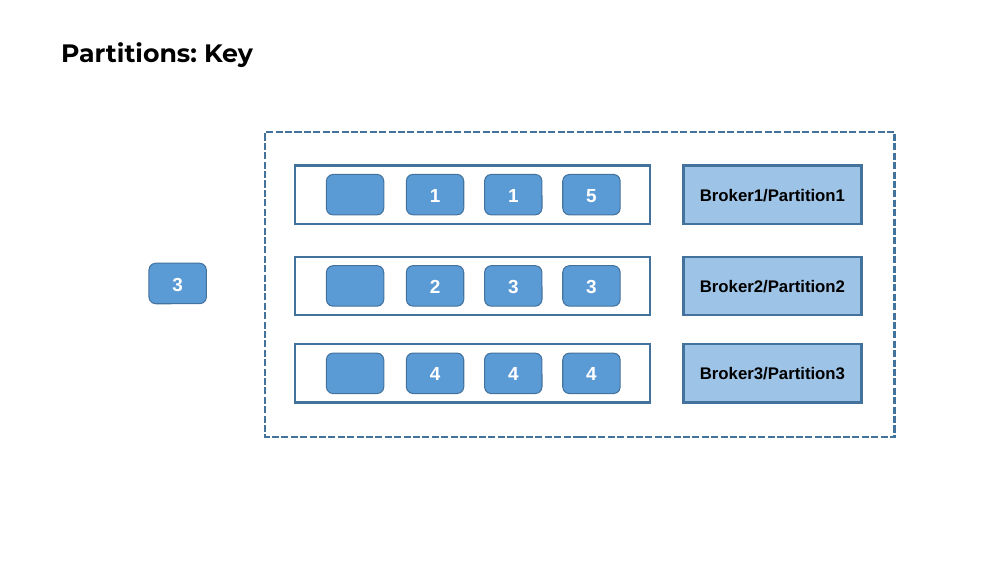
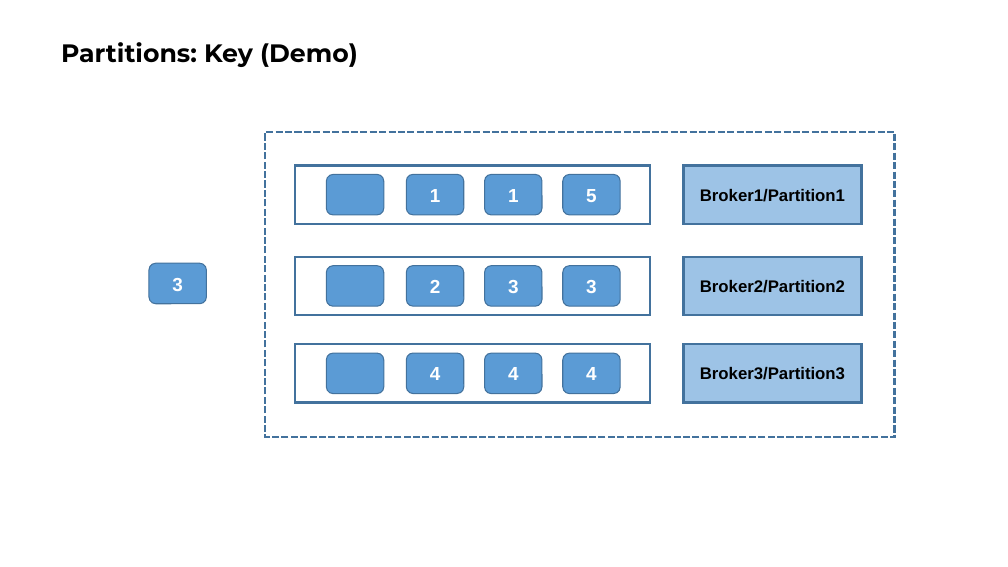
Before and after one commit to ngoctd314/tech-talk, a slide deck: slide 7 of kafka/slide.pptx. Drawn at 1008x567 pixels with LibreOffice and Linux fonts; fonts in the diff are those of the drawing. Boxes give left, top, right and bottom in pixels: in the first picture for what was removed or moved away, otherwise in the second. Text is boxed around its words. In the diff, an @@ line names an element or a change of style, - is before the commit and + after.

```diff
--- a/kafka/slide.pptx
+++ b/kafka/slide.pptx
@@ title at box(61, 42, 358, 67): text changed @@
-Partitions: Key
+Partitions: Key (Demo)
```
Also in this commit, not shown: 7 other slides changed, 21 slides added, 6 slides removed, 4 other files.
